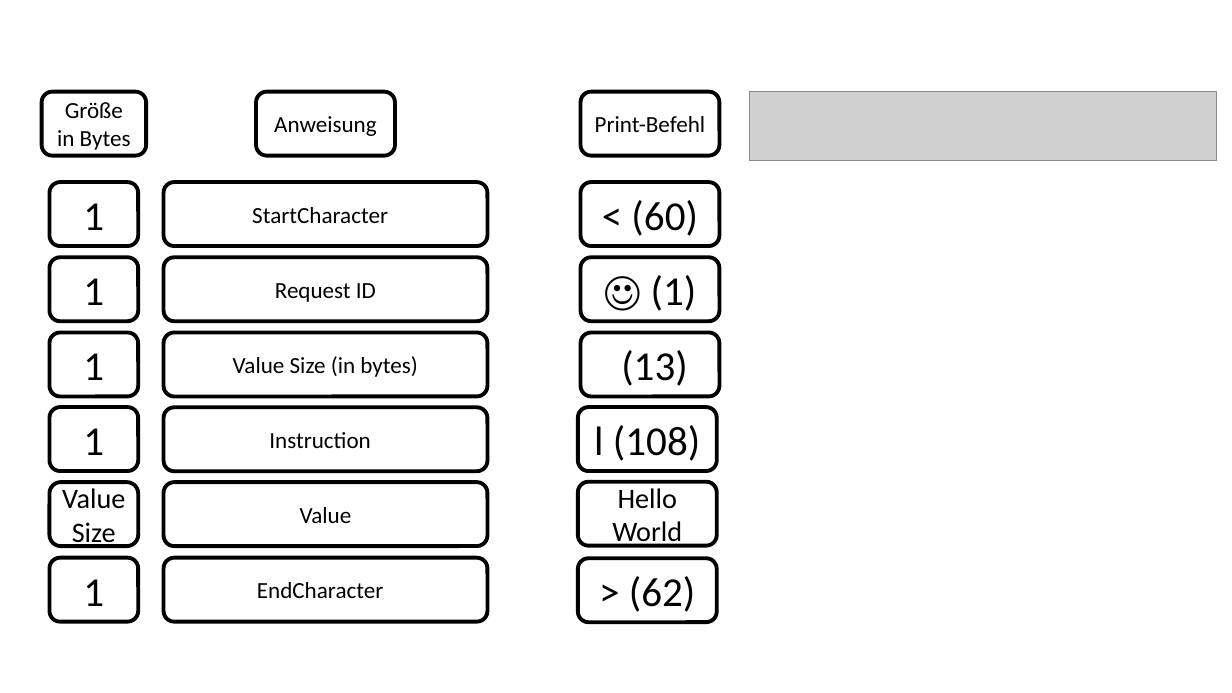
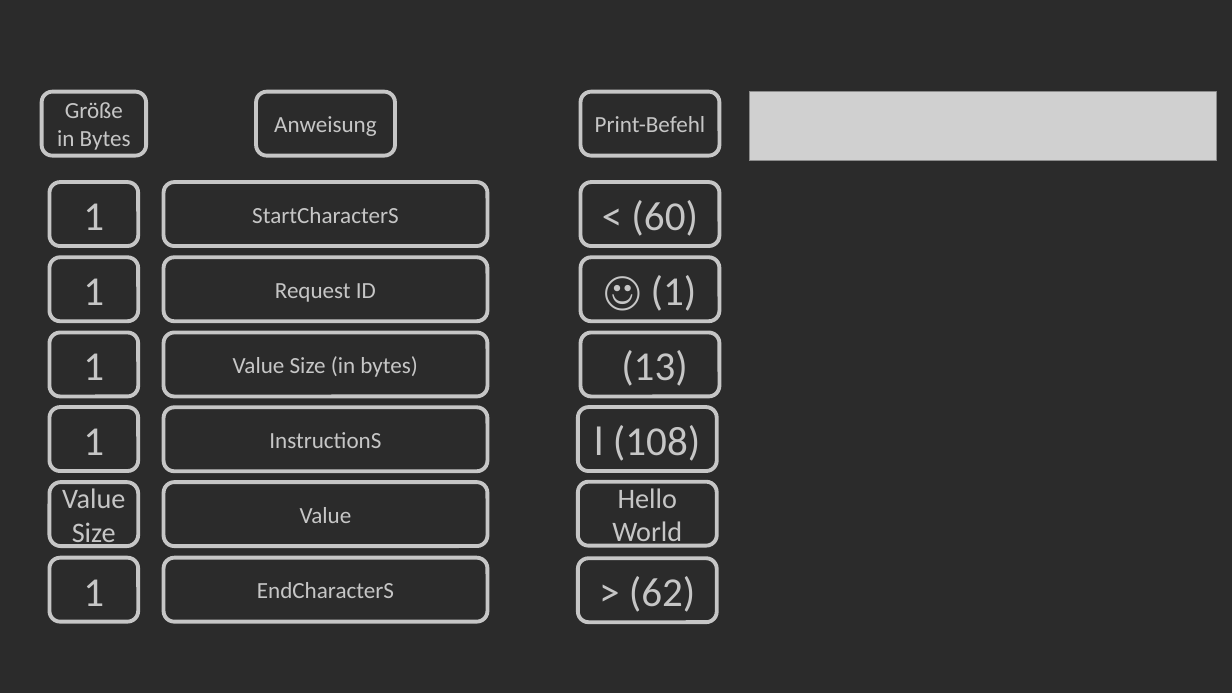
Before and after one commit to Bergschaf/Pyduino, a slide deck: slide 9 of Präsentation/Pyduino_Präsentation.pptx (slide 10 before the commit). Drawn at 1232x693 pixels with LibreOffice and Linux fonts; fonts in the diff are those of the drawing; grey boxes stand for pictures. Boxes give left, top, right and bottom in pixels: in the first picture for what was removed or moved away, otherwise in the second. Text is boxed around its words. In the diff, an @@ line names an element or a change of style, - is before the commit and + after.

```diff
--- a/Präsentation/Pyduino_Präsentation.pptx
+++ b/Präsentation/Pyduino_Präsentation.pptx
@@ background #FFFFFF to #2B2B2B @@
@@ rounded rectangle "StartCharacterS" at [164, 182, 488, 246]: text colour #000000 to #C6C6C6; text colour #FFFFFF to #C6C6C6 in "StartCharacterS"; outline #000000 3 pt to #C6C6C6 3 pt @@
@@ rounded rectangle "InstructionS" at [164, 408, 488, 471]: text colour #000000 to #C6C6C6; text colour #FFFFFF to #C6C6C6 in "InstructionS"; outline #000000 3 pt to #C6C6C6 3 pt @@
@@ rounded rectangle "EndCharacterS" at [164, 558, 488, 622]: text colour #000000 to #C6C6C6; text colour #FFFFFF to #C6C6C6 in "EndCharacterS"; outline #000000 3 pt to #C6C6C6 3 pt @@
@@ text colour #000000 to #C6C6C6; outline #000000 3 pt to #C6C6C6 3 pt in 18 elements at [50, 182, 139, 246], [164, 257, 488, 321], [50, 257, 139, 321], [164, 333, 488, 396], [50, 333, 139, 396], [50, 408, 139, 471], [164, 482, 488, 546], [50, 482, 139, 546], [50, 558, 139, 622], [580, 182, 719, 246], [42, 91, 146, 155], [256, 91, 395, 155], [580, 91, 719, 155], [580, 257, 719, 321], [580, 333, 719, 396], [578, 408, 716, 471], [578, 482, 716, 545], [578, 558, 716, 622] @@
```
Also in this commit, not shown: 7 other slides changed, 1 slide added, 2 slides removed, 2 other files.
